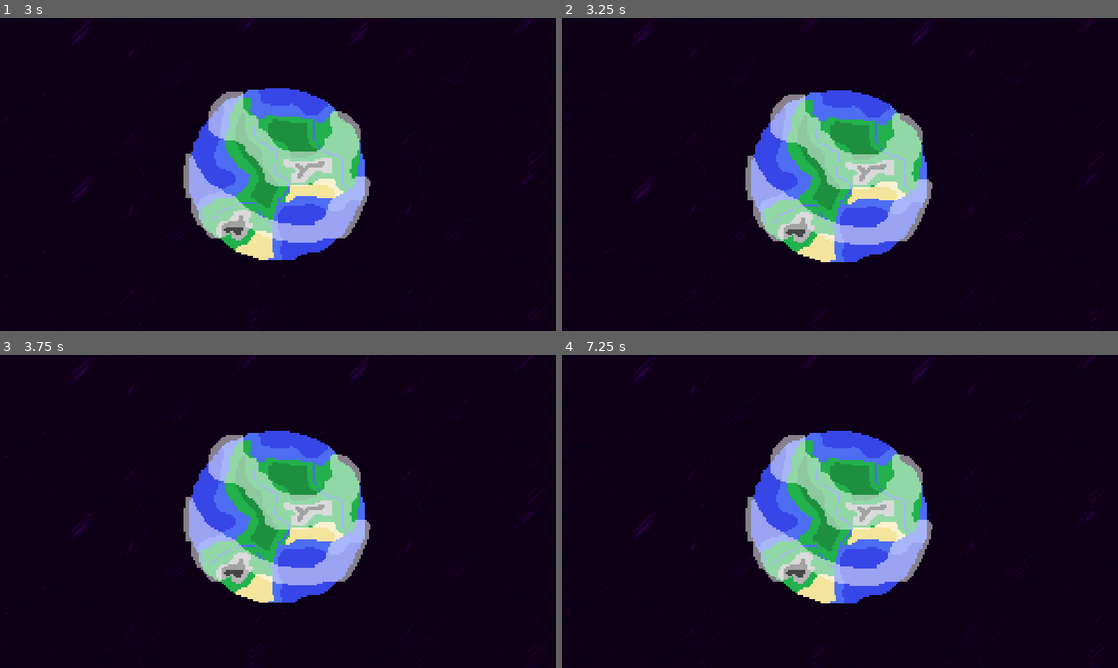
Above: before the commit, frames 1-4 (two rows, left to right).
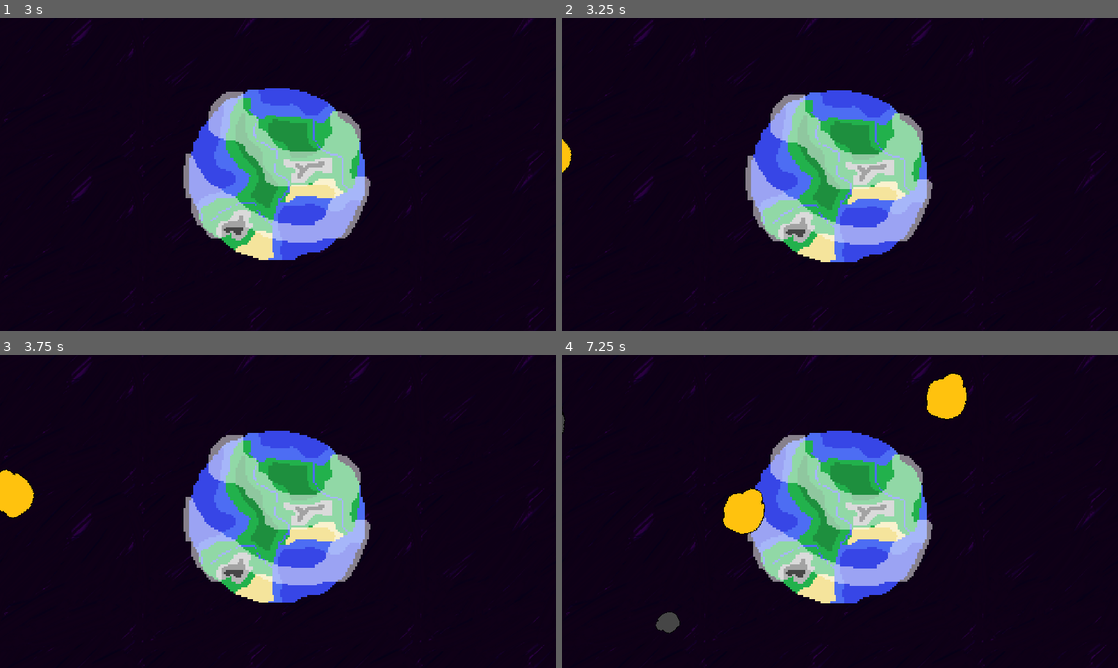
Above: after the commit, the same moments.

Repository: terumafu/spacestationbigmagnet
Game: Godot game, scene res://scenes/menu_scene.tscn
Same seed, same stepped clock (60 frames per second), same inputs: the game is played once before the commit and once after it. This scene is started directly instead of the project's main scene.
Inputs (mouse positions are in pixels of both pictures, inside the frame that each line leads up to):
- Up to frame 1 (3 s): move the mouse to (400, 158) at 0.52 s; press the mouse at (400, 158) at 0.53 s; hold D (rightAxisB) 0.53-1.28 s; move the mouse to (166, 190) at 1.27 s; release the mouse at (166, 190) at 1.28 s; hold A (leftAxisB) 1.28-2.03 s; tap S (decreaseBeamLength) at 1.35 s; move the mouse to (333, 105) at 2.02 s; hold D (rightAxisB) from 2.03 s (still down); tap W (increaseBeamLength) at 2.1 s; move the mouse to (250, 237) at 2.77 s; tap Space (switchMagnet) at 2.85 s
- Up to frame 2 (3.25 s): keep holding D (rightAxisB)
- Up to frame 3 (3.75 s): move the mouse to (444, 558) at 3.52 s; release D (rightAxisB) at 3.53 s; press the mouse at (444, 558) at 3.53 s; hold A (leftAxisB) from 3.53 s (still down)
- Up to frame 4 (7.25 s): move the mouse to (673, 464) at 4.27 s; release the mouse at (673, 464) at 4.28 s; tap S (decreaseBeamLength) at 4.35 s; move the mouse to (867, 511) at 5.02 s; tap W (increaseBeamLength) at 5.1 s; move the mouse to (756, 433) at 5.77 s; release A (leftAxisB) at 5.78 s; hold D (rightAxisB) from 5.78 s (still down); tap Space (switchMagnet) at 5.85 s; move the mouse to (962, 495) at 6.52 s; press the mouse at (962, 495) at 6.53 s

Frame 1 is identical in both runs. In frame 2, 0.1% of the frame differs, in the area x 0-2%, y 38-50%; in frame 3, 0.7%; in frame 4, 1.9%, in the area x 0-73%, y 6-89%.

Commit message:
added spawning and cleaning in menu screen

Diff:
--- a/project.godot
+++ b/project.godot
@@ -51,3 +51,7 @@
 "events": [Object(InputEventKey,"resource_local_to_scene":false,"resource_name":"","device":-1,"window_id":0,"alt_pressed":false,"shift_pressed":false,"ctrl_pressed":false,"meta_pressed":false,"pressed":false,"keycode":0,"physical_keycode":83,"key_label":0,"unicode":115,"echo":false,"script":null)
 ]
 }
+
+[physics]
+
+2d/default_linear_damp=2.08167e-17
--- a/scenes/menu_scene.tscn
+++ b/scenes/menu_scene.tscn
@@ -17,11 +17,6 @@
 region_enabled = true
 region_rect = Rect2(2.08165e-12, 2.08165e-12, 1500, 1000)
 
-[node name="earth" type="Sprite2D" parent="."]
-position = Vector2(576, 324)
-scale = Vector2(4, 4)
-texture = ExtResource("3_i06d5")
-
 [node name="Spawner" type="Node" parent="." node_paths=PackedStringArray("debrisHolder", "spawnTimer")]
 script = ExtResource("4_4ieyu")
 debrisHolder = NodePath("debris")
@@ -30,5 +25,12 @@
 [node name="debris" type="Node2D" parent="Spawner"]
 
 [node name="spawnTimer" type="Timer" parent="Spawner"]
-wait_time = 3.0
-one_shot = true
+wait_time = 1.5
+autostart = true
+
+[node name="earth" type="Sprite2D" parent="."]
+position = Vector2(576, 324)
+scale = Vector2(4, 4)
+texture = ExtResource("3_i06d5")
+
+[connection signal="timeout" from="Spawner/spawnTimer" to="Spawner" method="_on_spawn_timer_timeout"]
--- a/scripts/SpaceDebris.gd
+++ b/scripts/SpaceDebris.gd
@@ -16,7 +16,9 @@
 	["res://assets/yellowchunk1.png","res://assets/yellowchunk2.png","res://assets/yellowchunk3.png"]
 ];
 var health;
-
+var rotationspeed = 0;
+func _ready():
+	rotationspeed = randf_range(-0.05, 0.05);
 func _process(_delta):
 	if get_colliding_bodies() != []:
 		for n in get_colliding_bodies():
@@ -24,7 +26,7 @@
 				health -= n.return_size();
 		if health < 0:
 			break_apart();
-
+	sprite.rotate(rotationspeed);
 func break_apart():
 	collisionShape.disabled = true;
 	breakSignal.emit(global_position,return_size(),type);
@@ -45,3 +47,5 @@
 	return sprite.scale[0];
 func return_type():
 	return type;
+func disable_hitbox():
+	set_collision_layer_value(1,false);
--- a/scripts/menuSpawner.gd
+++ b/scripts/menuSpawner.gd
@@ -4,6 +4,10 @@
 @export var debrisHolder : Node2D;
 @export var spawnTimer : Timer;
 
+func _process(delta):
+	for n in debrisHolder.get_children():
+		if n.global_position[0] > 1300:
+			n.call_deferred("queue_free");
 func spawns_debris(location, type, size, speed):
 	var tempDebris = debris.instantiate();
 	tempDebris.global_position = location;
@@ -11,3 +15,10 @@
 	tempDebris.set_size(size);
 	tempDebris.set_speed(speed);
 	debrisHolder.add_child(tempDebris);
+	tempDebris.disable_hitbox();
+
+func _on_spawn_timer_timeout():
+	spawns_debris(get_random_border_location(),randi_range(0,1),randi_range(1,2),Vector2(randi_range(100,400),randi_range(-10,10)))
+
+func get_random_border_location():
+	return Vector2(-200,randi_range(48,600));
Not shown, changed: .DS_Store
Not shown, changed: .gitignore
